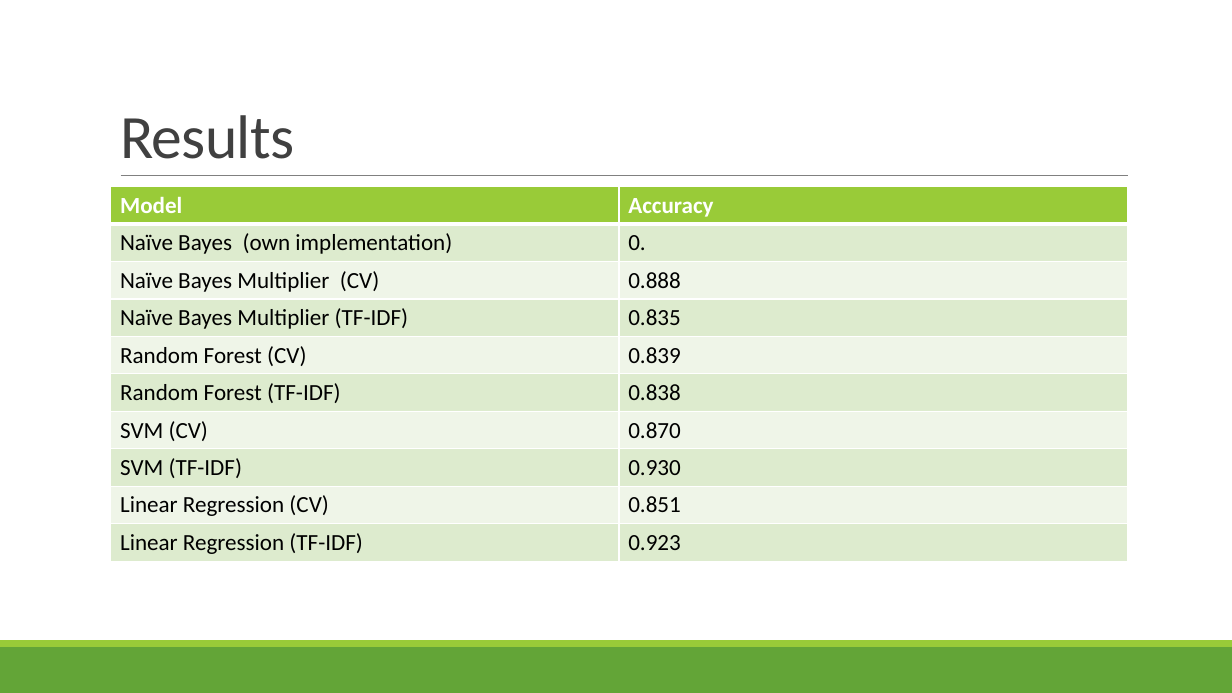
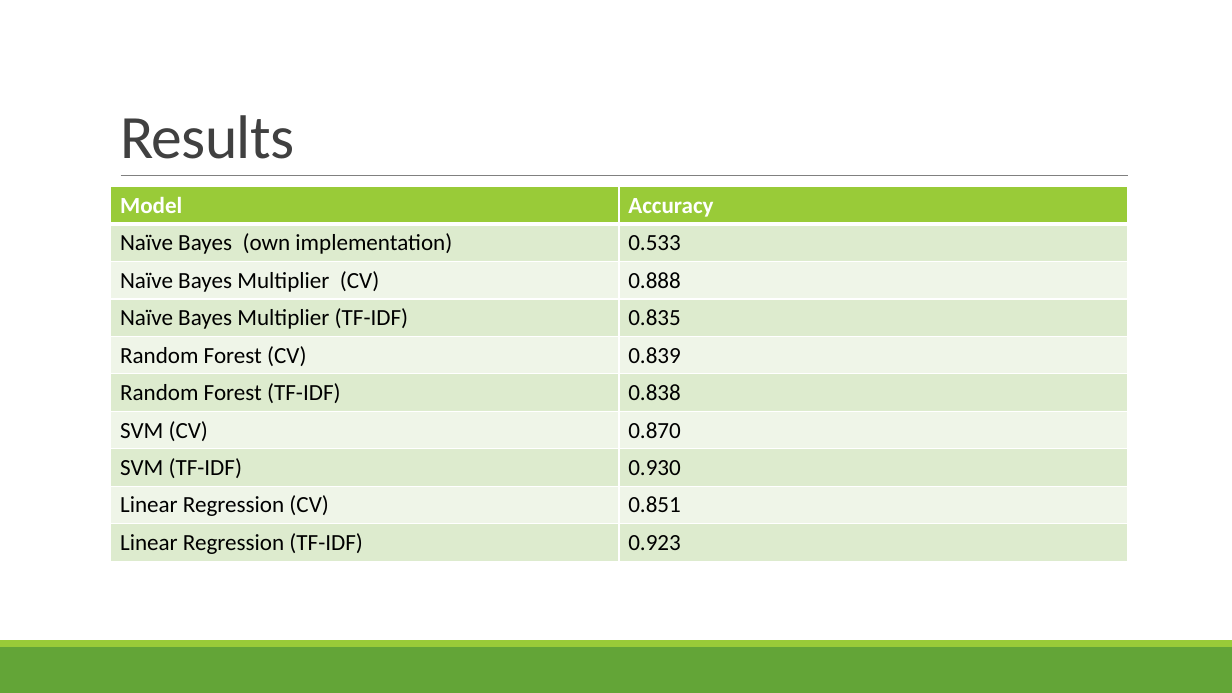
Before and after one commit to LinghanX/Project_Veritas, a slide deck: slide 12 of presentations/FakeNews_Final.pptx (slide 11 before the commit). Drawn at 1232x693 pixels with LibreOffice and Linux fonts; fonts in the diff are those of the drawing. Boxes give left, top, right and bottom in pixels: in the first picture for what was removed or moved away, otherwise in the second. Text is boxed around its words. In the diff, an @@ line names an element or a change of style, - is before the commit and + after.

Commit message:
update

```diff
--- a/presentations/FakeNews_Final.pptx
+++ b/presentations/FakeNews_Final.pptx
@@ table at (111,187,1128,562) @@
-row 2, column 2: 0.
+row 2, column 2: 0.533
```
Also in this commit, not shown: 1 slide added.
